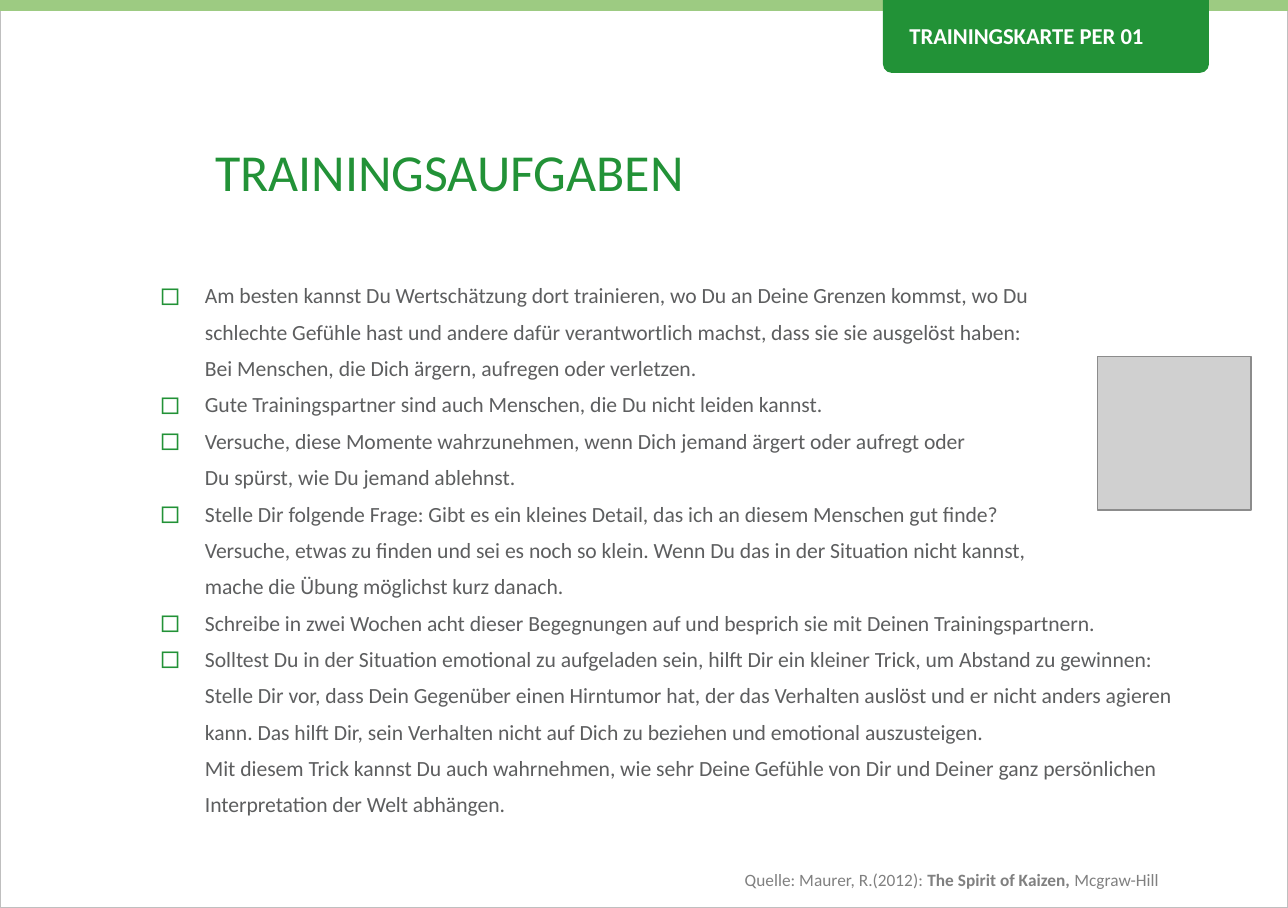
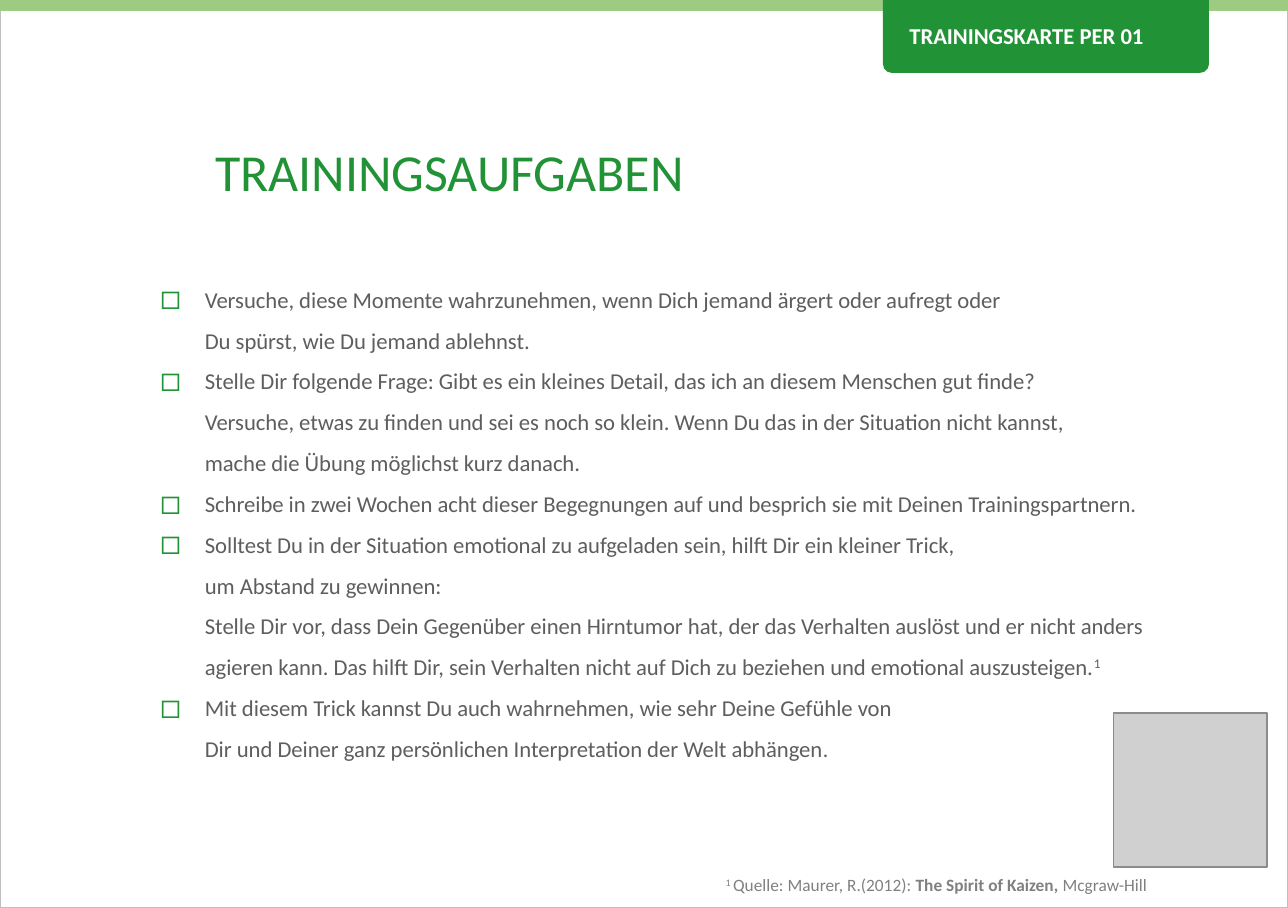
Before and after one commit to Teamtool/training-materials, a slide deck: slide 2 of emotional erwachsen/Perception (PER)/ger/apprentice/ger_PER_01_Wertschaetzung_EE_A.pptx. Drawn at 1288x908 pixels with LibreOffice and Linux fonts; fonts in the diff are those of the drawing; grey boxes stand for pictures; background and template pictures are left out. Boxes give left, top, right and bottom in pixels: in the first picture for what was removed or moved away, otherwise in the second. Text is boxed around its words. In the diff, an @@ line names an element or a change of style, - is before the commit and + after.

```diff
--- a/emotional erwachsen/Perception (PER)/ger/apprentice/ger_PER_01_Wertschaetzung_EE_A.pptx
+++ b/emotional erwachsen/Perception (PER)/ger/apprentice/ger_PER_01_Wertschaetzung_EE_A.pptx
@@ text at (205,288,1028,416): paragraphs removed @@
-◻ Am besten kannst Du Wertschätzung dort trainieren, wo Du an Deine Grenzen kommst, wo Du
-  schlechte Gefühle hast und andere dafür verantwortlich machst, dass sie sie ausgelöst haben:
-  Bei Menschen, die Dich ärgern, aufregen oder verletzen.
-◻ Gute Trainingspartner sind auch Menschen, die Du nicht leiden kannst.
@@ text at (205,292,1136,516): size 10 to 10.5 pt in "Versuche, diese Momente wahrzunehmen, wenn Dich jemand ...", "Stelle Dir folgende Frage: Gibt es ein ...", "Schreibe in zwei Wochen acht dieser Begegnungen ..."; line spacing 1.4 to 1.5 @@
@@ text at (205,537,1143,761): text changed; size 10 to 10.5 pt @@
-◻ Solltest Du in der Situation emotional zu aufgeladen sein, hilft Dir ein kleiner Trick, um Abstand zu gewinnen:
-  Stelle Dir vor, dass Dein Gegenüber einen Hirntumor hat, der das Verhalten auslöst und er nicht anders agieren kann. Das hilft Dir, sein Verhalten nicht auf Dich zu beziehen und emotional auszusteigen.
-  Mit diesem Trick kannst Du auch wahrnehmen, wie sehr Deine Gefühle von Dir und Deiner ganz persönlichen Interpretation der Welt abhängen.
+◻ Solltest Du in der Situation emotional zu aufgeladen sein, hilft Dir ein kleiner Trick,
+  um Abstand zu gewinnen:
+  Stelle Dir vor, dass Dein Gegenüber einen Hirntumor hat, der das Verhalten auslöst und er nicht anders agieren kann. Das hilft Dir, sein Verhalten nicht auf Dich zu beziehen und emotional auszusteigen.1
+◻ Mit diesem Trick kannst Du auch wahrnehmen, wie sehr Deine Gefühle von
+  Dir und Deiner ganz persönlichen Interpretation der Welt abhängen.
@@ picture: place and size @@
-picture at (1098,357,1252,511)
+picture at (1114,713,1268,867)
@@ text at (726,878,1147,894): text changed @@
-Quelle: Maurer, R.(2012): The Spirit of Kaizen, Mcgraw-Hill
+1 Quelle: Maurer, R.(2012): The Spirit of Kaizen, Mcgraw-Hill
```
Also in this commit, not shown: 1 other slide changed, 1 other file.
